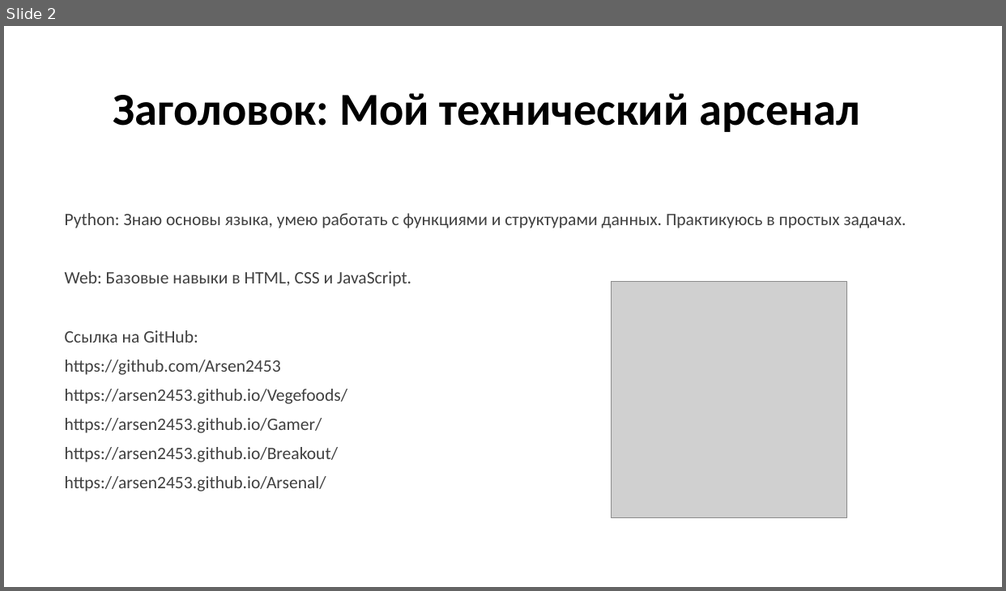
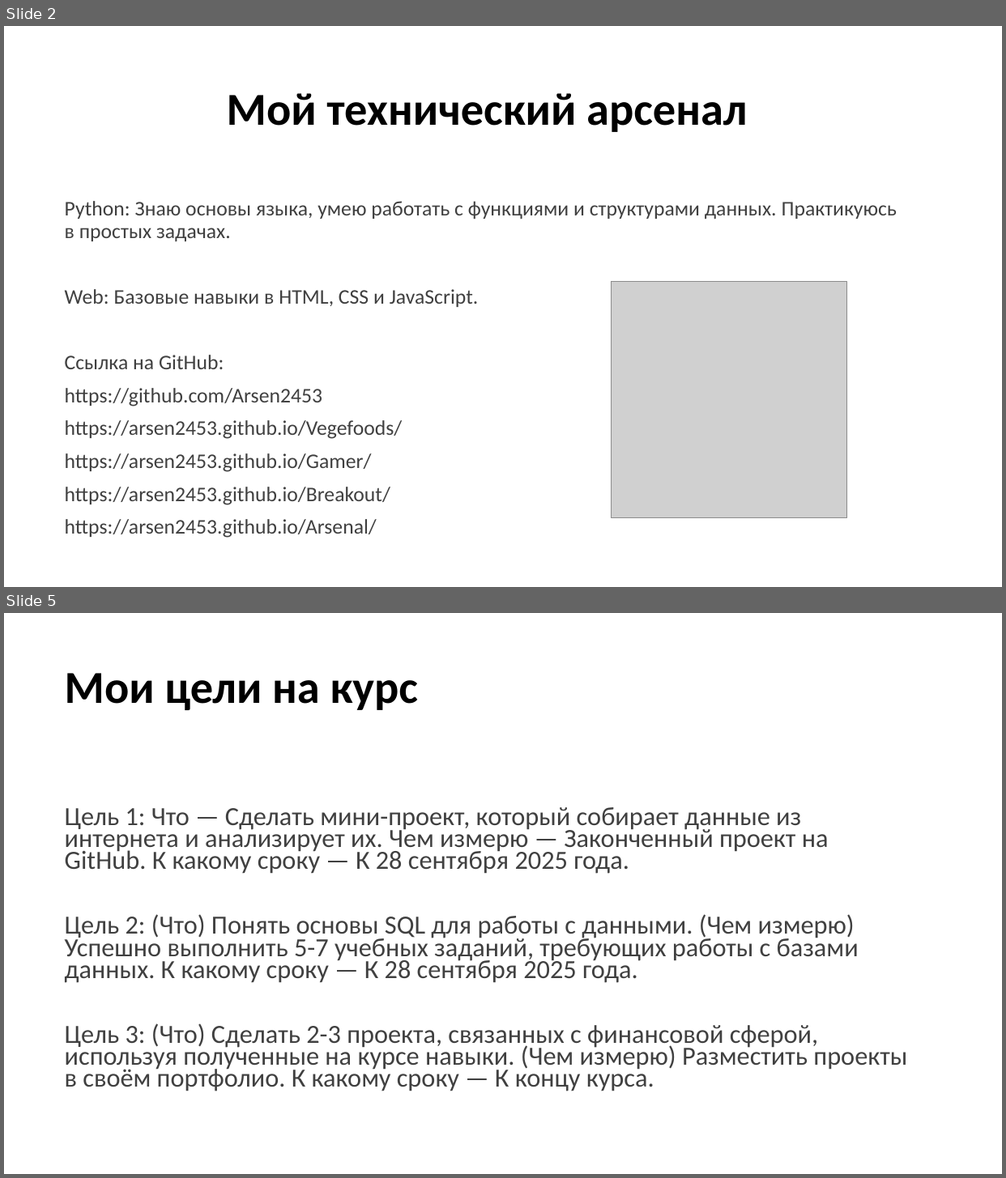
Before and after one commit to Arsen2453/Data-Science, a slide deck: HW1_Trajectory_Almazov_Arsen.pptx. Shown one above the other, each under a label of ours: slide 2 before the commit, slides 2 and 5 after it; the slides between them are not shown. The pictures are 1006x591 and 1006x1178 pixels, drawn with LibreOffice and Linux fonts; fonts in the diff are those of the drawing; grey boxes stand for pictures. Boxes give left, top, right and bottom in pixels: in the first picture for what was removed or moved away, otherwise in the second. Text is boxed around its words. In the diff, an @@ line names an element or a change of style, - is before the commit and + after.

```diff
--- a/HW1_Trajectory_Almazov_Arsen.pptx
+++ b/HW1_Trajectory_Almazov_Arsen.pptx
@@ slide 5 added at (x1=4, y1=613, x2=1002, y2=1174), background #FFFFFF @@
@@ title added at (x1=65, y1=673, x2=418, y2=710), 44 pt, text #000000, bold @@
+Мои цели на курс
@@ text added at (x1=65, y1=807, x2=907, y2=1092), 25.2 pt, text #404040 @@
+Цель 1: Что — Сделать мини-проект, который собирает данные из интернета и анализирует их. Чем измерю — Законченный проект на GitHub. К какому сроку — К 28 сентября 2025 года.
+Цель 2: (Что) Понять основы SQL для работы с данными. (Чем измерю) Успешно выполнить 5-7 учебных заданий, требующих работы с базами данных. К какому сроку — К 28 сентября 2025 года.
+Цель 3: (Что) Сделать 2-3 проекта, связанных с финансовой сферой, используя полученные на курсе навыки. (Чем измерю) Разместить проекты в своём портфолио. К какому сроку — К концу курса.
@@ slide 2 changed as well @@
@@ title at (x1=227, y1=93, x2=747, y2=132): text changed @@
-Заголовок: Мой технический арсенал
+Мой технический арсенал
@@ text "Python: Знаю основы языка, умею ..." at (x1=65, y1=201, x2=897, y2=538): size 16.8 to 20 pt @@
```
Also in this commit, not shown: 1 other slide changed, 2 other slides added, 1 slide removed.
